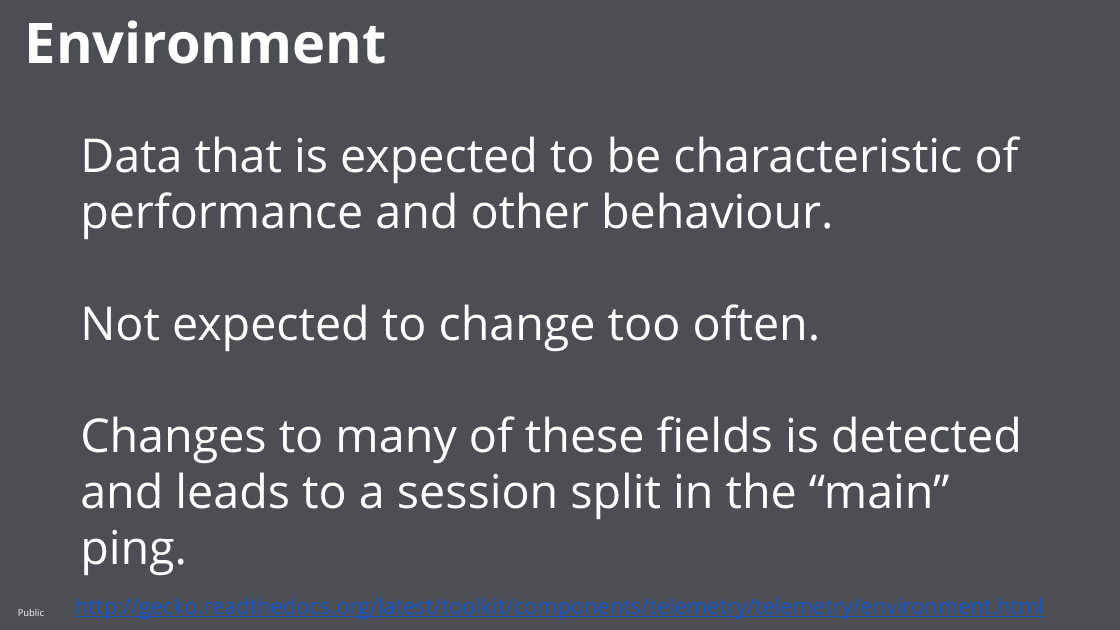
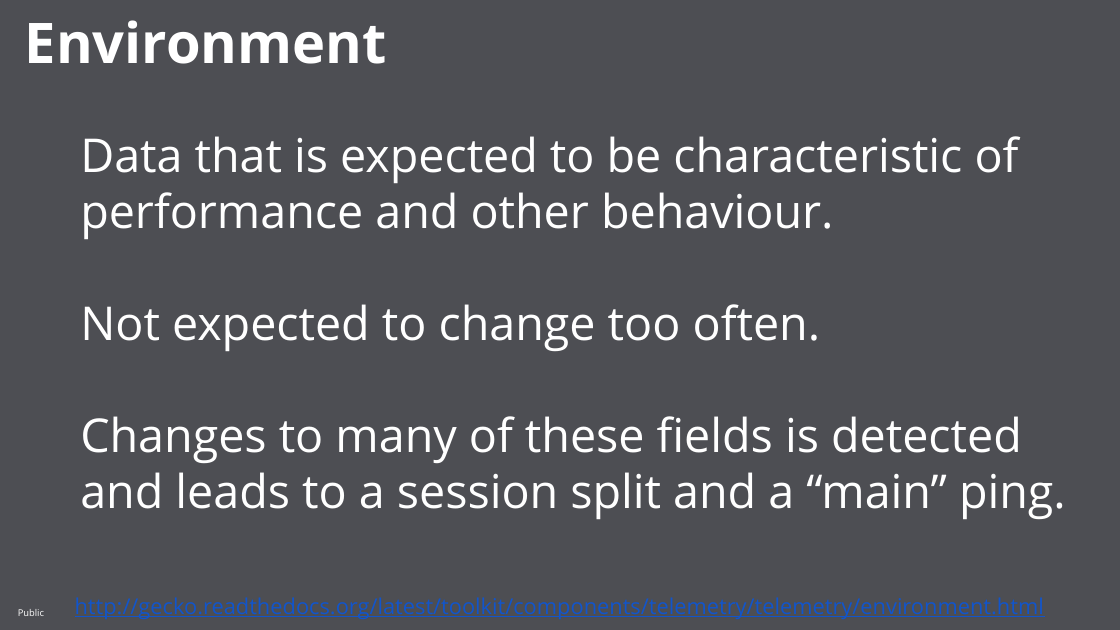
Before and after one commit to mozilla/telemetry-onboarding, a slide deck: slide 33 of slides/Telemetry Onboarding.pptx (slide 34 before the commit). Drawn at 1120x630 pixels with LibreOffice and Linux fonts; fonts in the diff are those of the drawing; background and template pictures are left out. Boxes give left, top, right and bottom in pixels: in the first picture for what was removed or moved away, otherwise in the second. Text is boxed around its words. In the diff, an @@ line names an element or a change of style, - is before the commit and + after.

```diff
--- a/slides/Telemetry Onboarding.pptx
+++ b/slides/Telemetry Onboarding.pptx
@@ text at [80,416,1066,519]: text changed @@
-Changes to many of these fields is detected and leads to a session split in the “main” ping.
+Changes to many of these fields is detected and leads to a session split and a “main” ping.
```
Also in this commit, not shown: 4 other slides changed, 1 slide removed, 1 other file.
